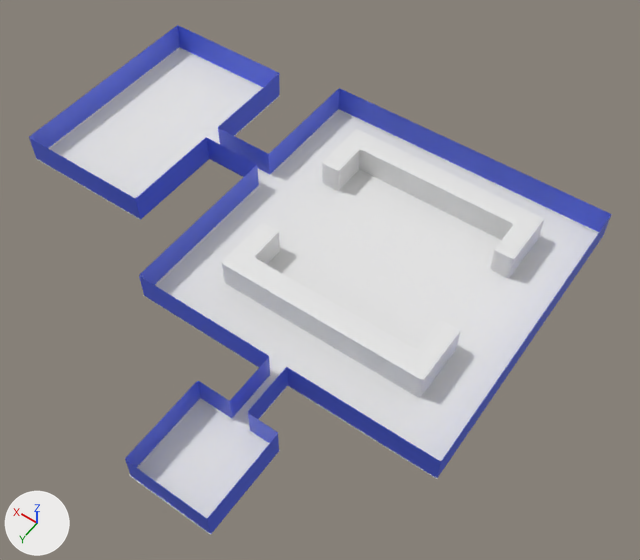
What one commit did to the Blender file Assets/Blender/Blender Files/level_creation.blend.
One viewpoint serves both versions: a camera (50 mm lens) standing at (-100.0, 133.0, 243.0) and looking at (14.0, -27.0, -8.0). The lights are fixed; the arrows at lower left show +X, +Y and +Z.
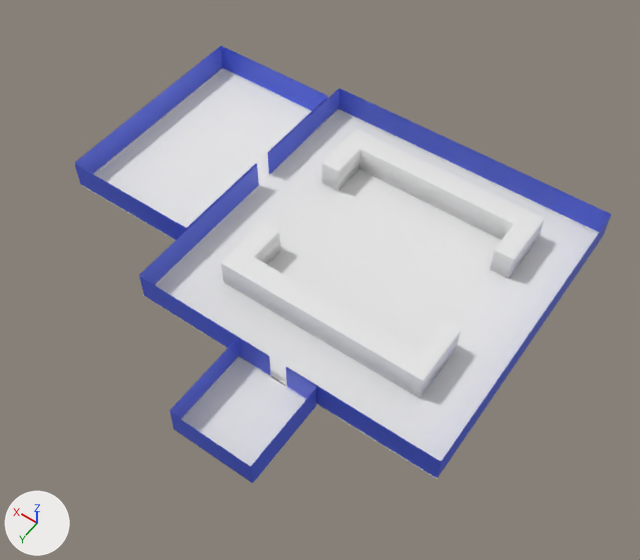
What differs and where, as boxes [x1, y1, x2, y2] in the pictures (640 x 560 px; the box of a moved part takes in the faces that stretch with it):
'Cube', reshaped (8% narrower, 14% shorter)
    before: [29, 25, 611, 534]
    after: [74, 46, 611, 483]
part 1 of me_cube, moved or reshaped
    before: [29, 25, 542, 406]
    after: [74, 46, 542, 406]
part 2 of me_cube, moved or reshaped
    before: [125, 357, 287, 534]
    after: [170, 338, 316, 483]
part 3 of me_cube_001, shading changed
    both: [222, 129, 544, 398]

The change, as a diff of the scene's bpy script:
```diff
--- a/Assets/Blender/Blender Files/level_creation.blend.py
+++ b/Assets/Blender/Blender Files/level_creation.blend.py
@@ me_cube @@
 # used by ob_cube; location = (0.0, 0.0, 0.0); scale = (4.38, 4.38, 2.14)
-me_cube.from_pydata(...)  # 60 vertices, 46 faces, 5 loose edges; spans x -13.7..32.3, y -23.9..15.7, z -3.5..2.0
+me_cube.from_pydata(...)  # 60 vertices, 45 faces, 3 loose edges; spans x -13.7..26.7, y -23.9..11.2, z -3.5..2.0
+# me_cube part 1: 19 vertices moved from x 13.7..32.3, y -23.9..-2.4, z -3.5..2.0 to x 13.8..26.7, y -23.9..-2.4, z -3.5..2.0
+# me_cube part 2: 18 vertices moved from x -3.5..3.8, y 8.1..15.7, z -3.5..2.0 to x -3.5..3.8, y 3.6..11.2, z -3.5..2.0
 me_cube.materials.append(mat_material_001)
@@ me_cube_001 @@
 me_cube_001.from_pydata(...)  # 16 vertices, 13 faces; spans x -2.91..0.0, y -4.38..1.0, z -7.38..6.64
 # used by ob_cube_001; location = (0.0, -10.1, -2.0); scale = (14.1, 4.37, 0.833)
+# me_cube_001 part 3: all faces are now shaded smooth (13 of 13 changed)
```
